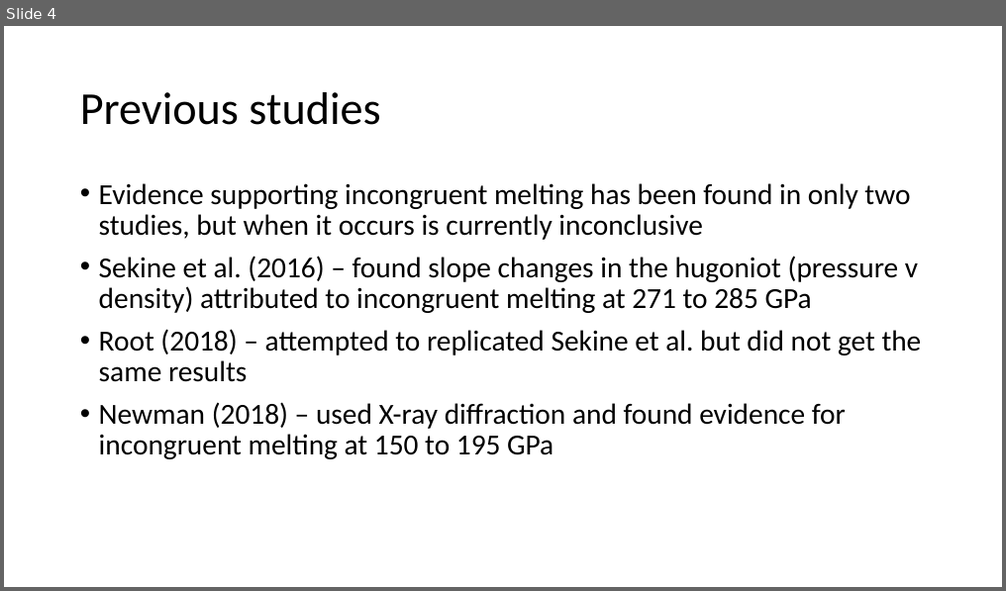
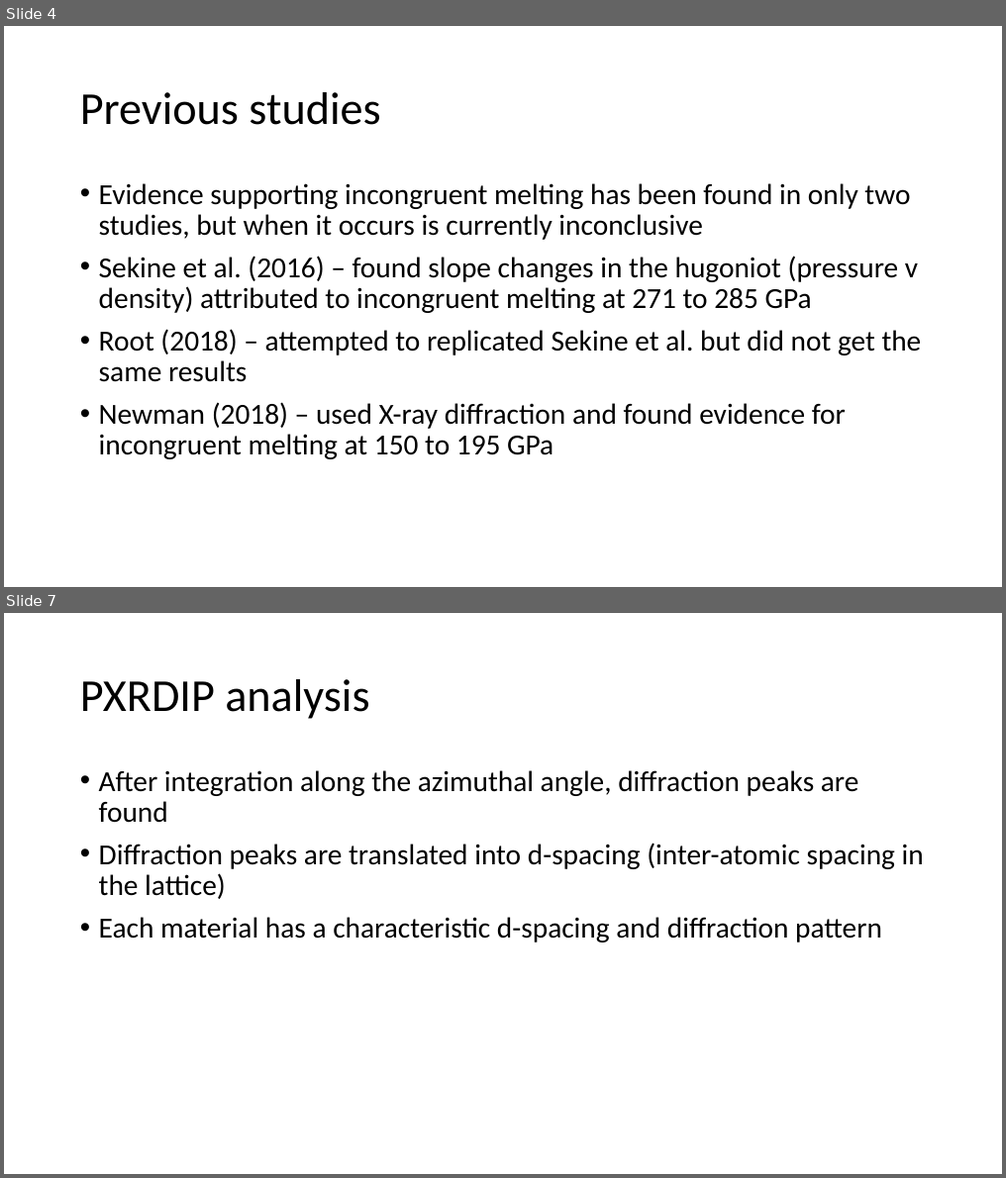
Before and after one commit to WicksGroup/AROP_NaraAnusonti-Inthra, a slide deck: final stuff/Anusonti-Inthra_presentation_final.pptx. Shown one above the other, each under a label of ours: slide 4 before the commit, slides 4 and 7 after it; the slides between them are not shown. The pictures are 1006x591 and 1006x1178 pixels, drawn with LibreOffice and Linux fonts; fonts in the diff are those of the drawing. Boxes give left, top, right and bottom in pixels: in the first picture for what was removed or moved away, otherwise in the second. Text is boxed around its words. In the diff, an @@ line names an element or a change of style, - is before the commit and + after.

```diff
--- a/final stuff/Anusonti-Inthra_presentation_final.pptx
+++ b/final stuff/Anusonti-Inthra_presentation_final.pptx
@@ slide 7 added at <box>4,613,1002,1174</box>, background #FFFFFF @@
@@ title added at <box>80,679,369,719</box>, 44 pt, text #000000 @@
+PXRDIP analysis
@@ text added at <box>99,770,924,943</box>, 28 pt, text #000000 @@
+• After integration along the azimuthal angle, diffraction peaks are found
+• Diffraction peaks are translated into d-spacing (inter-atomic spacing in the lattice)
+• Each material has a characteristic d-spacing and diffraction pattern
```
Also in this commit, not shown: 2 slides changed, 1 other slide added, 3 other files.
